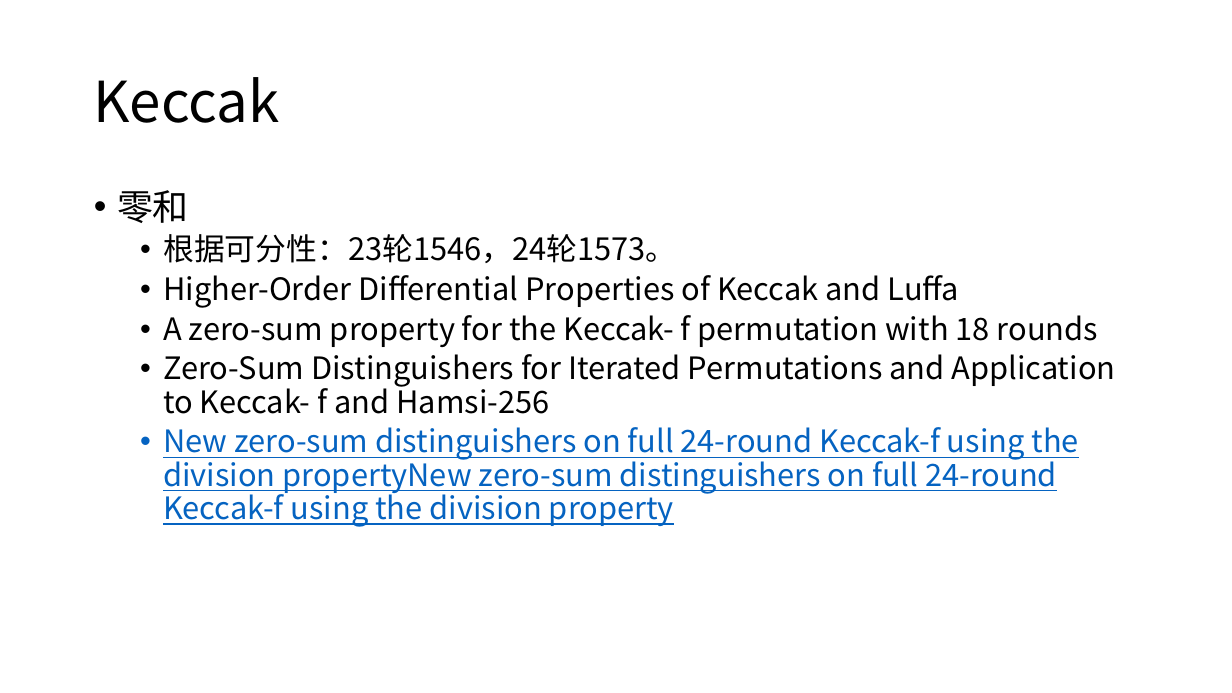
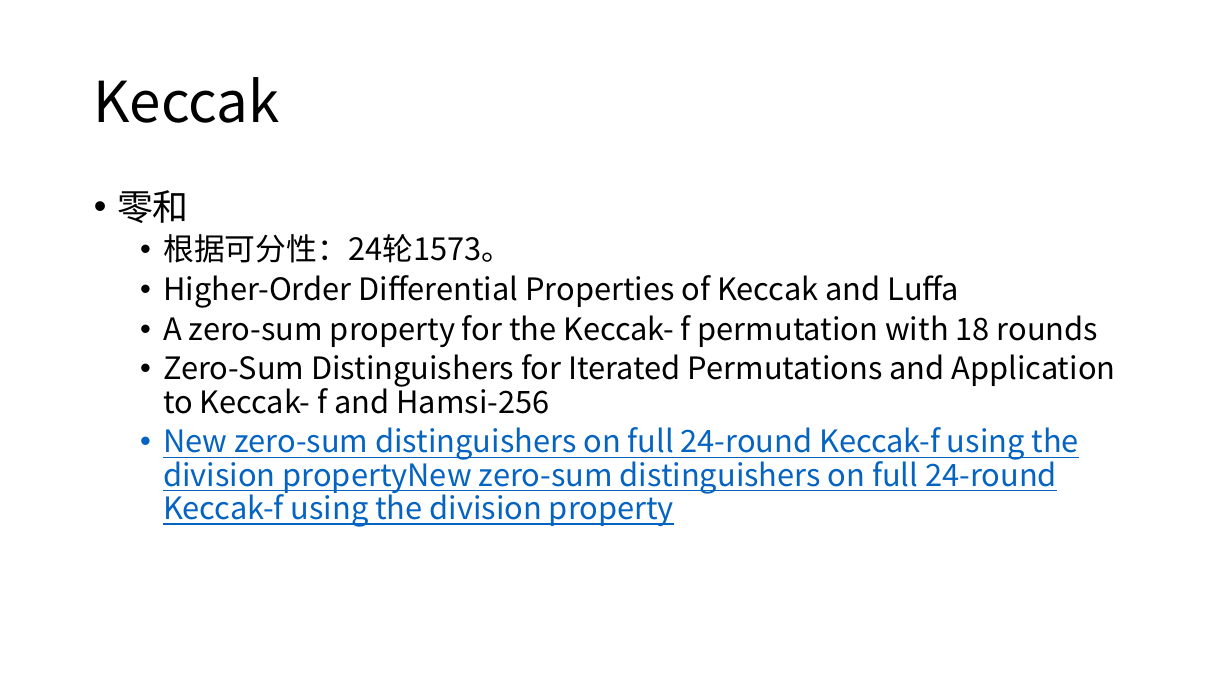
Before and after one commit to dtykira/LWC_finalists, a slide deck: slide 28 of round3.pptx (slide 34 before the commit). Drawn at 1232x693 pixels with LibreOffice and Linux fonts; fonts in the diff are those of the drawing. Boxes give left, top, right and bottom in pixels: in the first picture for what was removed or moved away, otherwise in the second. Text is boxed around its words. In the diff, an @@ line names an element or a change of style, - is before the commit and + after.

Commit message:
添加新的根据密码分析方法分类的表格

```diff
--- a/round3.pptx
+++ b/round3.pptx
@@ text at (163, 234, 512, 263): text changed @@
-  • 根据可分性：23轮1546，24轮1573。
+  • 根据可分性：24轮1573。
```
Also in this commit, not shown: 15 other slides changed, 3 slides added, 6 slides removed, 3 other files.
